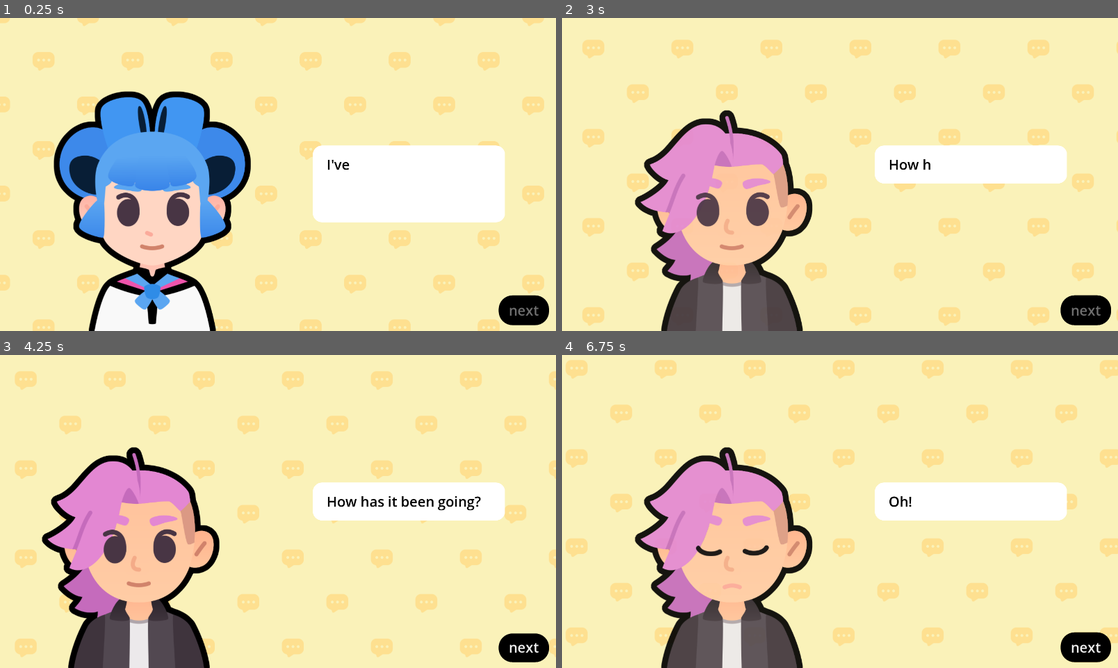
Above: before the commit, frames 1-4 (two rows, left to right).
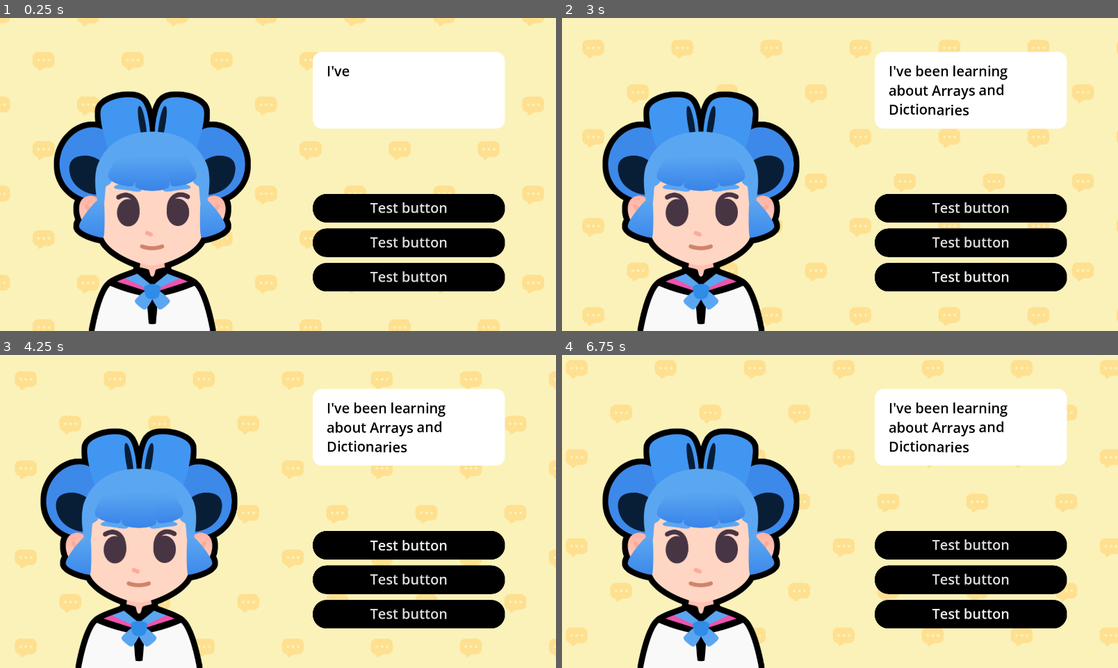
Above: after the commit, the same moments.

Repository: Cxuan2025/M8-Start-a-DIalogue
Game: Godot game, scene res://lessons/dialogue.tscn
Same seed, same stepped clock (60 frames per second), same inputs: the game is played once before the commit and once after it. The project has no main scene, so this scene is started directly. Sound files missing from this copy of the repository are replaced by a short silence.
Inputs (mouse positions are in pixels of both pictures, inside the frame that each line leads up to):
- Up to frame 1 (0.25 s): no input
- Up to frame 2 (3 s): click (973, 208) at 0.5 s, where only the run after the commit has a clickable "Test button"; click (973, 243) at 1.25 s, where only the run after the commit has a clickable "Test button"; click (973, 277) at 2 s, where only the run after the commit has a clickable "Test button"; click (1084, 312) at 2.75 s, where only the run before the commit has a clickable "next"
- Up to frame 3 (4.25 s): click (411, 545) at 3.5 s, where only the run after the commit has a clickable "Test button"
- Up to frame 4 (6.75 s): click (1084, 649) at 4.25 s, where only the run before the commit has a clickable "next"; click (973, 580) at 5 s, where only the run after the commit has a clickable "Test button"; click (973, 614) at 5.75 s, where only the run after the commit has a clickable "Test button"; click (1084, 649) at 6.5 s, where only the run before the commit has a clickable "next"

The runs differ from the first frame. In frame 1, 24% of the frame differs, in the area x 56-99%, y 10-99%; in frame 2, 44%, in the area x 7-99%, y 10-100%; in frame 3, 42%; in frame 4, 44%.
Error after the commit: Invalid assignment of property or key 'disabled' with value of type 'bool' on a base object of type 'null instance'. (res://lessons/dialogue.gd:110)

Commit message:
Lesson 2

Diff:
--- a/M08.start_a_dialog_workbook/lessons/dialogue.tscn
+++ b/M08.start_a_dialog_workbook/lessons/dialogue.tscn
@@ -14,12 +14,6 @@
 shader_parameter/bg_color = Color(0.980392, 0.94902, 0.72549, 1)
 shader_parameter/pattern_color = Color(0.996078, 0.878431, 0.564706, 1)
 shader_parameter/pattern_size = 256.0
-
-[sub_resource type="InputEventAction" id="InputEventAction_3rk3v"]
-action = &"advance_text"
-
-[sub_resource type="Shortcut" id="Shortcut_7vboy"]
-events = [SubResource("InputEventAction_3rk3v")]
 
 [node name="Dialogue" type="Control"]
 layout_mode = 3
@@ -65,38 +59,43 @@
 expand_mode = 1
 stretch_mode = 5
 
-[node name="RichTextLabel" type="RichTextLabel" parent="."]
-unique_name_in_owner = true
+[node name="VBoxContainer" type="VBoxContainer" parent="."]
+clip_contents = true
 layout_mode = 1
 anchors_preset = -1
 anchor_left = 0.75
 anchor_right = 1.0
 anchor_bottom = 1.0
-offset_left = -360.32
-offset_top = 440.0
+offset_left = -360.32007
+offset_top = 117.0
 offset_right = -176.0
-offset_bottom = -519.0
+offset_bottom = -136.0
+focus_mode = 3
+mouse_filter = 0
+
+[node name="RichTextLabel" type="RichTextLabel" parent="VBoxContainer"]
+unique_name_in_owner = true
+layout_mode = 2
 size_flags_horizontal = 3
+size_flags_vertical = 2
 bbcode_enabled = true
-text = "Hello World"
+text = "Hello World,its right"
 fit_content = true
 
-[node name="NextButton" type="Button" parent="."]
-unique_name_in_owner = true
-layout_mode = 1
-anchors_preset = 3
-anchor_left = 1.0
-anchor_top = 1.0
-anchor_right = 1.0
-anchor_bottom = 1.0
-offset_left = -198.0
-offset_top = -107.0
-offset_right = -24.0
-offset_bottom = -20.0
-grow_horizontal = 0
-grow_vertical = 0
-shortcut = SubResource("Shortcut_7vboy")
-text = "next"
+[node name="ActionButtonsVBoxContainer" type="VBoxContainer" parent="VBoxContainer"]
+layout_mode = 2
+
+[node name="Button" type="Button" parent="VBoxContainer/ActionButtonsVBoxContainer"]
+layout_mode = 2
+text = "Test button"
+
+[node name="Button2" type="Button" parent="VBoxContainer/ActionButtonsVBoxContainer"]
+layout_mode = 2
+text = "Test button"
+
+[node name="Button3" type="Button" parent="VBoxContainer/ActionButtonsVBoxContainer"]
+layout_mode = 2
+text = "Test button"
 
 [node name="AudioStreamPlayer" type="AudioStreamPlayer" parent="."]
 unique_name_in_owner = true
Not shown: 1 places in M08.start_a_dialog_workbook/lessons/dialogue.tscn that only renumber resources
